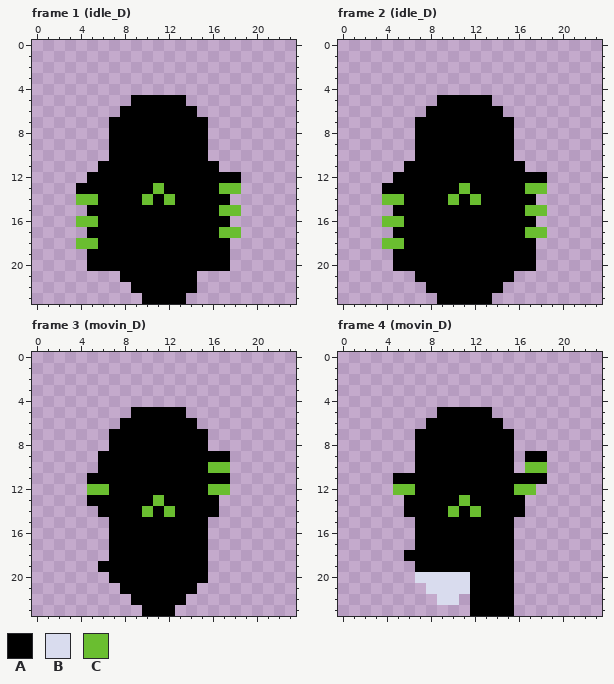
Two states of a pixel-art file, Assets/Resources/aseprite/perso1.aseprite. The picture above was drawn from the file before the commit.
24x24 pixels, 57 frames. Colours within 5 levels of each other are drawn and written as one. Shown: frame 1 (idle_D), frame 2 (idle_D), frame 3 (movin_D), frame 4 (movin_D). The commit also changed other frames, which this record leaves out.
Visible layers, top first: "em/Layer 4", "em/Layer 3", "em/em", "Flattened".
Palette (. is transparent): A #000000  B #d9dcee  C #6abe30
Pixels before, frame 1 (idle_D), first column x 4:
 5 .....AAAAA.....
 6 ....AAAAAAA....
 7 ...AAAAAAAAA...
 8 ...AAAAAAAAA...
 9 ...AAAAAAAAA...
10 ...AAAAAAAAA...
11 ..AAAAAAAAAAA..
12 .AAAAAAAAAAAAAA
13 AAAAAAACAAAAACC
14 CCAAAACACAAAAA.
15 .AAAAAAAAAAAACC
16 CCAAAAAAAAAAAA.
17 .AAAAAAAAAAAACC
18 CCAAAAAAAAAAAA.
19 .AAAAAAAAAAAAA.
20 .AAAAAAAAAAAAA.
21 ....AAAAAAA....
22 .....AAAAAA....
23 ......AAAA.....
Pixels before, frame 2 (idle_D), first column x 4:
 5 .....AAAAA.....
 6 ....AAAAAAA....
 7 ...AAAAAAAAA...
 8 ...AAAAAAAAA...
 9 ...AAAAAAAAA...
10 ...AAAAAAAAA...
11 ..AAAAAAAAAAA..
12 .AAAAAAAAAAAAAA
13 AAAAAAACAAAAACC
14 CCAAAACACAAAAA.
15 .AAAAAAAAAAAACC
16 CCAAAAAAAAAAAA.
17 .AAAAAAAAAAAACC
18 CCAAAAAAAAAAAA.
19 .AAAAAAAAAAAAA.
20 .AAAAAAAAAAAAA.
21 ...AAAAAAAAA...
22 ....AAAAAAA....
23 .....AAAAA.....
Pixels before, frame 3 (movin_D), first column x 5:
 5 ....AAAAA....
 6 ...AAAAAAA...
 7 ..AAAAAAAAA..
 8 ..AAAAAAAAA..
 9 .AAAAAAAAAAAA
10 .AAAAAAAAAACC
11 AAAAAAAAAAAAA
12 CCAAAAAAAAACC
13 AAAAAACAAAAA.
14 .AAAACACAAAA.
15 ..AAAAAAAAA..
16 ..AAAAAAAAA..
17 ..AAAAAAAAA..
18 ..AAAAAAAAA..
19 .AAAAAAAAAA..
20 ..AAAAAAAAA..
21 ...AAAAAAA...
22 ....AAAAA....
23 .....AAA.....
Pixels before, frame 4 (movin_D), first column x 5:
 5 ....AAAAA.....
 6 ...AAAAAAA....
 7 ..AAAAAAAAA...
 8 ..AAAAAAAAA...
 9 ..AAAAAAAAA.AA
10 ..AAAAAAAAA.CC
11 AAAAAAAAAAAAAA
12 CCAAAAAAAAACC.
13 .AAAAACAAAAA..
14 .AAAACACAAAA..
15 ..AAAAAAAAA...
16 ..AAAAAAAAA...
17 ..AAAAAAAAA...
18 .AAAAAAAAAA...
19 ..AAAAAAAAA...
20 ..BBBBBAAAA...
21 ...BBBBAAAA...
22 ....BB.AAAA...
23 .......AAAA...
After:
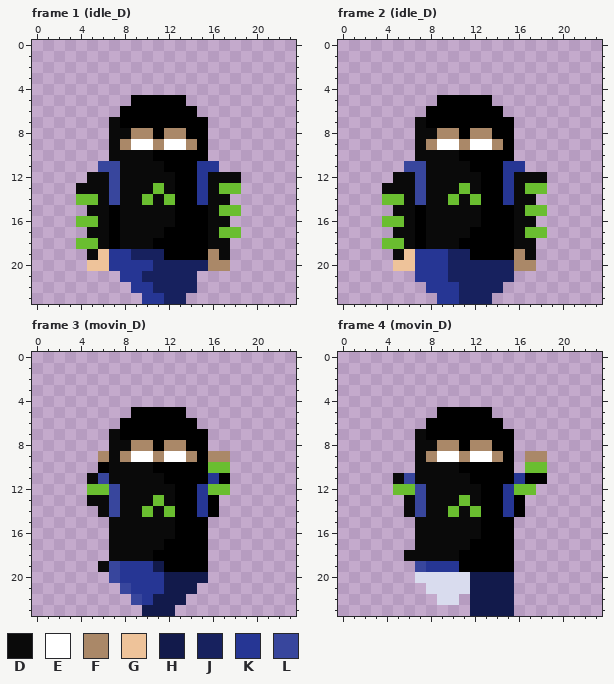
Colours new in this view: D #0a0a0a  E #ffffff  F #aa8868  G #eec39a  H #121a4b  J #17215e  K #263694  L #38469d
The edit:
layer "perso down/legs" now shown
layer "perso down/hoodie" now shown
layer "perso down/arm L" now shown
layer "perso down/arm R" now shown
layer "perso down/head" now shown
layer "perso down/backpack" now shown
layer "Flattened" now hidden
layer "em/em" now hidden
Frame 1 (idle_D):
y 7: x 7 A -> D
y 8: x 7..10 AAAA -> DDFF; x 12..13 AA -> FF
y 9: x 7..14 AAAAAAAA -> DFEEFEEF
y 10: x 7..10 AAAA -> DDDD
y 11: x 6..11 AAAAAA -> LLDDDD; x 15..16 AA -> KK
y 12: x 5..12 AAAAAAAA -> DDLDDDDD; x 15..18 AAAA -> KDDD
y 13: x 4..10 AAAAAAA -> DDDLDDD; x 12 A -> D; x 15..16 AA -> KD
y 14: x 6..9 AAAA -> DLDD; x 11 A -> D; x 15..17 AAA -> KDD
y 15: x 5..6 AA -> DD; x 8..12 AAAAA -> DDDDD; x 16 A -> D
y 16: x 6 A -> D; x 8..12 AAAAA -> DDDDD; x 16..17 AA -> DD
y 17: x 5..6 AA -> DD; x 8..11 AAAA -> DDDD; x 16 A -> D
y 18: x 6 A -> D; x 8..10 AAA -> DDD; x 16..17 AA -> DD
y 19: x 5..11 AAAAAAA -> DGKKJJJ; x 16..17 AA -> FD
y 20: x 5..17 AAAAAAAAAAAAA -> GGKKKKJJJJJFF
y 21: x 8..14 AAAAAAA -> KKJJJJJ
y 22: x 9..14 AAAAAA -> KKJJJJ
y 23: x 10..13 AAAA -> KKJJ
Frame 2 (idle_D):
y 7: x 7 A -> D
y 8: x 7..10 AAAA -> DDFF; x 12..13 AA -> FF
y 9: x 7..14 AAAAAAAA -> DFEEFEEF
y 10: x 7..10 AAAA -> DDDD
y 11: x 6..11 AAAAAA -> LLDDDD; x 15..16 AA -> KK
y 12: x 5..12 AAAAAAAA -> DDLDDDDD; x 15..18 AAAA -> KDDD
y 13: x 4..10 AAAAAAA -> DDDLDDD; x 12 A -> D; x 15..16 AA -> KD
y 14: x 6..9 AAAA -> DLDD; x 11 A -> D; x 15..17 AAA -> KDD
y 15: x 5..6 AA -> DD; x 8..12 AAAAA -> DDDDD; x 16 A -> D
y 16: x 6 A -> D; x 8..12 AAAAA -> DDDDD; x 16..17 AA -> DD
y 17: x 5..6 AA -> DD; x 8..11 AAAA -> DDDD; x 16 A -> D
y 18: x 6 A -> D; x 8..10 AAA -> DDD; x 16..17 AA -> DD
y 19: x 5..11 AAAAAAA -> DGKKKJJ; x 16..17 AA -> FD
y 20: x 5..17 AAAAAAAAAAAAA -> GGKKKJJJJJJFF
y 21: x 7..15 AAAAAAAAA -> KKKJJJJJJ
y 22: x 8..14 AAAAAAA -> KKKJJJJ
y 23: x 9..13 AAAAA -> KKJJJ
Frame 3 (movin_D):
y 7: x 7 A -> D
y 8: x 7..10 AAAA -> DDFF; x 12..13 AA -> FF
y 9: x 6..14 AAAAAAAAA -> FDFEEFEEF; x 16..17 AA -> FF
y 10: x 7..10 AAAA -> DDDD
y 11: x 5..11 AAAAAAA -> DLDDDDD; x 16 A -> K
y 12: x 7..12 AAAAAA -> LDDDDD; x 15 A -> K
y 13: x 5..10 AAAAAA -> DDLDDD; x 12 A -> D; x 15 A -> K
y 14: x 6..9 AAAA -> DLDD; x 11 A -> D; x 15 A -> K
y 15..16: x 7..12 AAAAAA -> DDDDDD
y 17: x 7..11 AAAAA -> DDDDD
y 18: x 7..10 AAAA -> DDDD
y 19: x 6..11 AAAAAA -> DLKKKH
y 20: x 7..15 AAAAAAAAA -> LKKKKHHHH
y 21: x 8..14 AAAAAAA -> LKKKHHH
y 22: x 9..13 AAAAA -> LKHHH
y 23: x 10..12 AAA -> HHH
Frame 4 (movin_D):
y 7: x 7 A -> D
y 8: x 7..10 AAAA -> DDFF; x 12..13 AA -> FF
y 9: x 7..14 AAAAAAAA -> DFEEFEEF; x 17..18 AA -> FF
y 10: x 7..10 AAAA -> DDDD
y 11: x 5..11 AAAAAAA -> DLDDDDD; x 16 A -> K
y 12: x 7..12 AAAAAA -> LDDDDD; x 15 A -> K
y 13: x 6..10 AAAAA -> DLDDD; x 12 A -> D; x 15 A -> K
y 14: x 6..9 AAAA -> DLDD; x 11 A -> D; x 15 A -> K
y 15..16: x 7..12 AAAAAA -> DDDDDD
y 17: x 7..11 AAAAA -> DDDDD
y 18: x 6..10 AAAAA -> DDDDD
y 19: x 7..10 AAAA -> LKKK
y 20..23: x 12..15 AAAA -> HHHH
Boxes around the changes in both pictures, in picture pixels (x1, y1, x2, y2):
changed: (76, 117, 241, 304)
changed: (382, 117, 547, 304)
changed: (87, 429, 230, 616)
changed: (393, 429, 547, 616)
